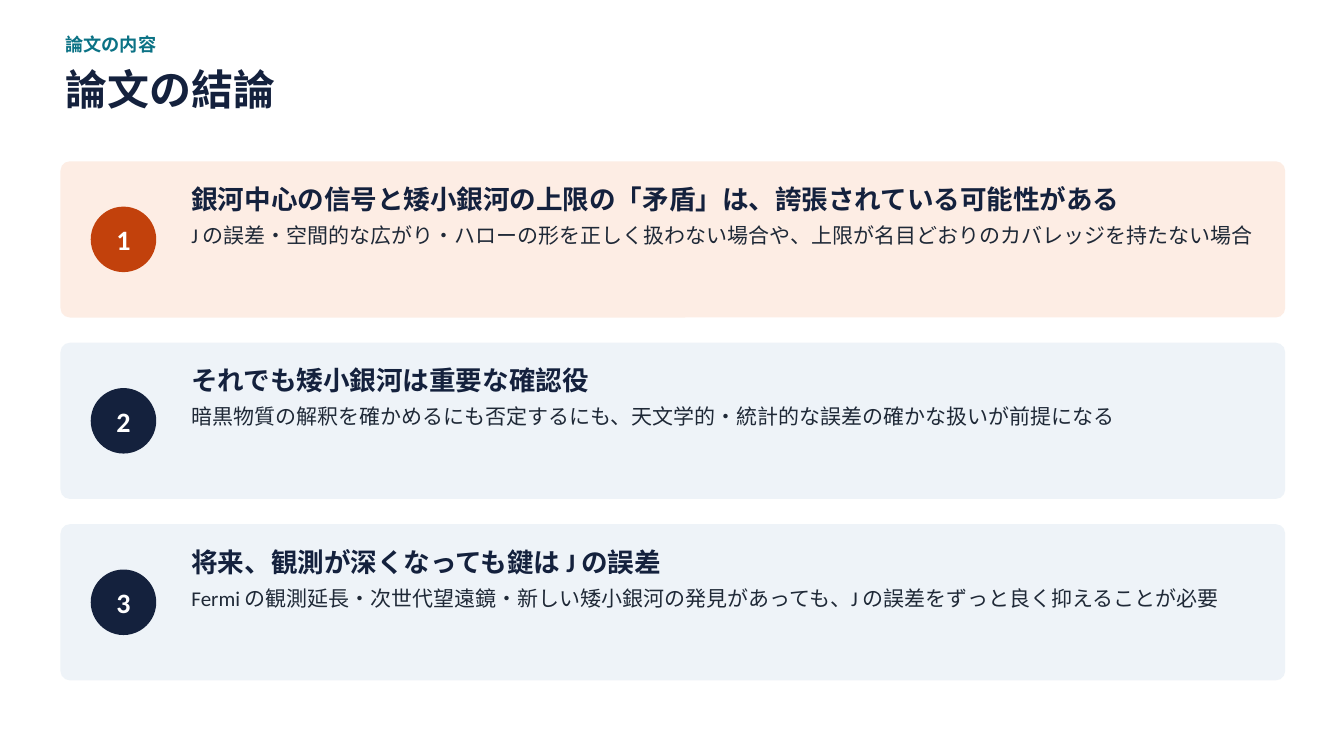
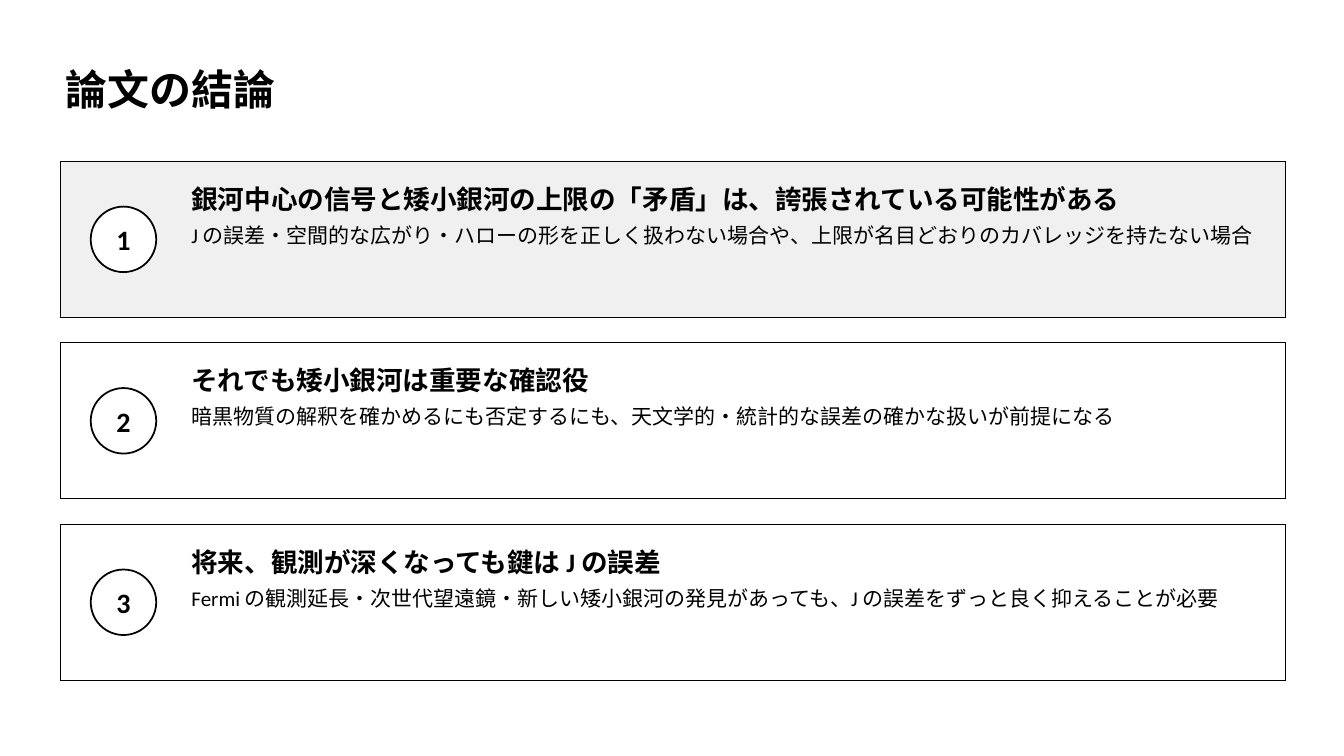
Before and after one commit to Mikann20041029/darkmatter-slides, a slide deck: slide 10 of slides/Toni Bertólez-Martínez, et al. (2026).pptx. Drawn at 1344x756 pixels with LibreOffice and Linux fonts; fonts in the diff are those of the drawing. Boxes give left, top, right and bottom in pixels: in the first picture for what was removed or moved away, otherwise in the second. Text is boxed around its words. In the diff, an @@ line names an element or a change of style, - is before the commit and + after.

```diff
--- a/slides/Toni Bertólez-Martínez, et al. (2026).pptx
+++ b/slides/Toni Bertólez-Martínez, et al. (2026).pptx
@@ text "論文の結論" at (65,69,275,109): text colour #14213D to #000000 @@
@@ text removed at (65,35,156,53) @@
-論文の内容
@@ rounded rectangle removed at (60,161,1286,318) @@
@@ rectangle added at (60,161,1286,318), fill #F0F0F0, outline #000000 0.75 pt @@
@@ text "銀河中心の信号と矮小銀河の上限の「矛盾」は、誇張されている可能性がある" at (191,186,1252,245): text colour #14213D to #000000 in "銀河中心の信号と矮小銀河の上限の「矛盾」は、誇張されている可能性がある"; text colour #1F2937 to #000000 in "J の誤差・空間的な広がり・ハローの形を正しく扱わない場合や、上限が名目どおりのカバレッジを持たない場合" @@
@@ ellipse "1" at (91,207,156,272): text colour #FFFFFF to #000000; fill #C2410C to #FFFFFF; outline none to #000000 1.25 pt @@
@@ rounded rectangle removed at (60,343,1286,499) @@
@@ rectangle added at (60,343,1286,499), fill #FFFFFF, outline #000000 0.75 pt @@
@@ text "それでも矮小銀河は重要な確認役" at (191,367,1114,426): text colour #14213D to #000000 in "それでも矮小銀河は重要な確認役"; text colour #1F2937 to #000000 in "暗黒物質の解釈を確かめるにも否定するにも、天文学的・統計的な誤差の確かな扱いが前提になる" @@
@@ ellipse "2" at (91,388,156,454): text colour #FFFFFF to #000000; fill #14213D to #FFFFFF; outline none to #000000 1.25 pt @@
@@ rounded rectangle removed at (60,524,1286,681) @@
@@ rectangle added at (60,524,1286,681), fill #FFFFFF, outline #000000 0.75 pt @@
@@ text "将来、観測が深くなっても鍵は J の誤差" at (191,549,1219,608): text colour #14213D to #000000 in "将来、観測が深くなっても鍵は J の誤差"; text colour #1F2937 to #000000 in "Fermi の観測延長・次世代望遠鏡・新しい矮小銀河の発見があっても、J の誤差をずっと良く抑えることが必要" @@
@@ ellipse "3" at (91,570,156,635): text colour #FFFFFF to #000000; fill #14213D to #FFFFFF; outline none to #000000 1.25 pt @@
```
Also in this commit, not shown: 10 other slides changed, 2 other files.
